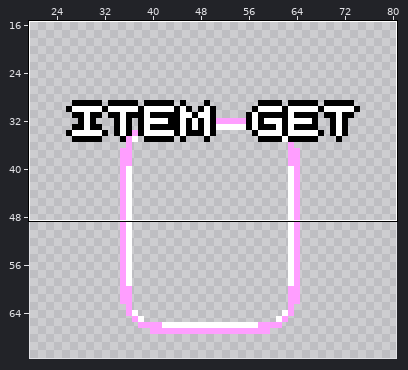
Pixel-art file: holoVersus/Items/Card/AsepriteFiles/Card.aseprite. Above, an overview of the earlier version with the close-up marked.
Close-up. Before the edit:
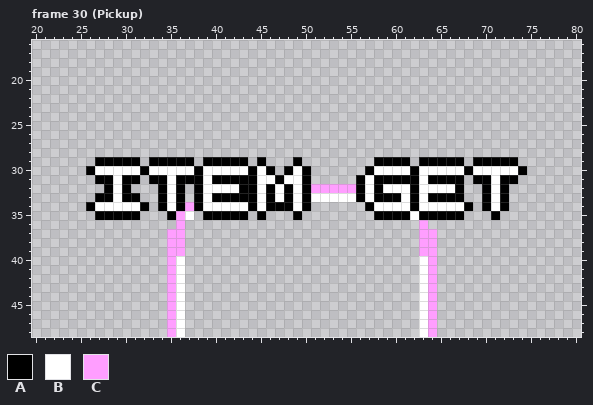
100x100 pixels, 37 frames. Colours within 5 levels of each other are drawn and written as one. Shown: frame 30 (Pickup): x 20..80, y 16..48. The wide view leaves out empty margins. The commit also changed other frames or places, which this record leaves out.
Palette (. is transparent): A #000000  B #ffffff  C #ff9eff
Pixels before, frame 30 (Pickup), first column x 26:
29 .AAAAA.AAAAA.AAAAA.A...A........AAAA.AAAAA.AAAAA.
30 ABBBBBABBBBBABBBBBABA.ABA......ABBBBABBBBBABBBBBA
31 .AABAA.AABAAABAAAAABBABBA.....ABAAAAABAAAA.AABAA.
32 ..ABA...ABA.ABBBBAABABABACCCCCABABBBABBBBA..ABA..
33 .AABAA..ABA.ABAAAAABABABABBBBBABAAABABAAAA..ABA..
34 ABBBBBA.ABACABBBBBABAAABA......ABBBBABBBBBA.ABA..
35 .AAAAA...ACB.AAAAA.A...A........AAAABAAAAA...A...
36 ..........C..........................C...........
37 .........CC..........................CC..........
38 .........CC..........................CC..........
39 .........CC..........................CC..........
40 .........CB..........................BC..........
41 .........CB..........................BC..........
42 .........CB..........................BC..........
43 .........CB..........................BC..........
44 .........CB..........................BC..........
45 .........CB..........................BC..........
46 .........CB..........................BC..........
47 .........CB..........................BC..........
48 .........CB..........................BC..........
Now the later version:
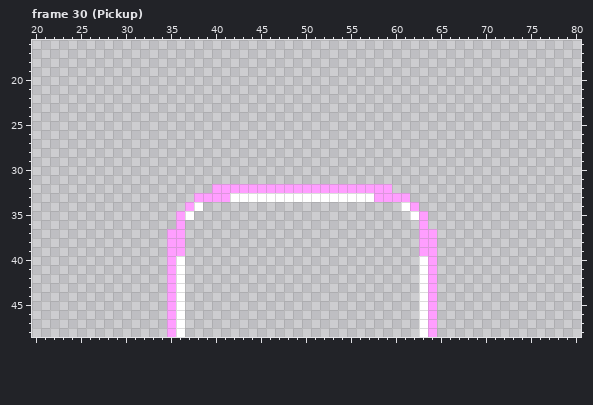
The exact change:
Changed rows in their new state; - is an unchanged pixel.
Frame 30 (Pickup), layer "Sprite":
first column x 26:
29 -.....-.....-.....-.---.--------....-.....-.....-
30 .....................-...------..................
31 -.....-..................-----............-.....-
32 --...---...-..CCCCCCCCCCC-----CCCC........--...--
33 -.....--...-CCCCBBB-B-B-B-----B-CCCC......--...--
34 .......-...-B............------....-C......-...--
35 -.....---.---.....-.---.--------....-C....---.---
Boxes around the changes in both close-ups, in picture pixels (x1, y1, x2, y2):
changed: (86, 157, 311, 220)
changed: (356, 157, 527, 220)
